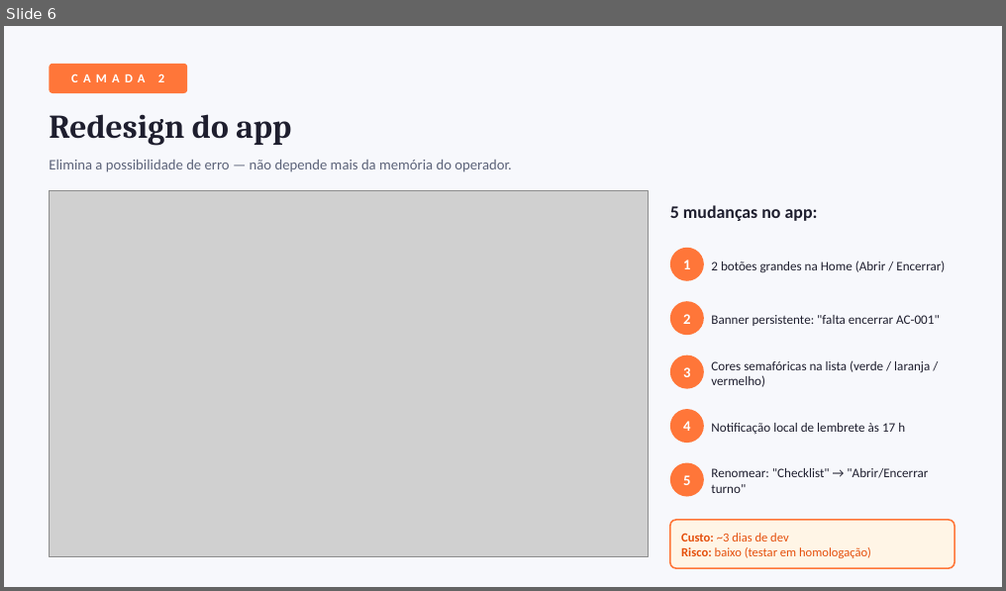
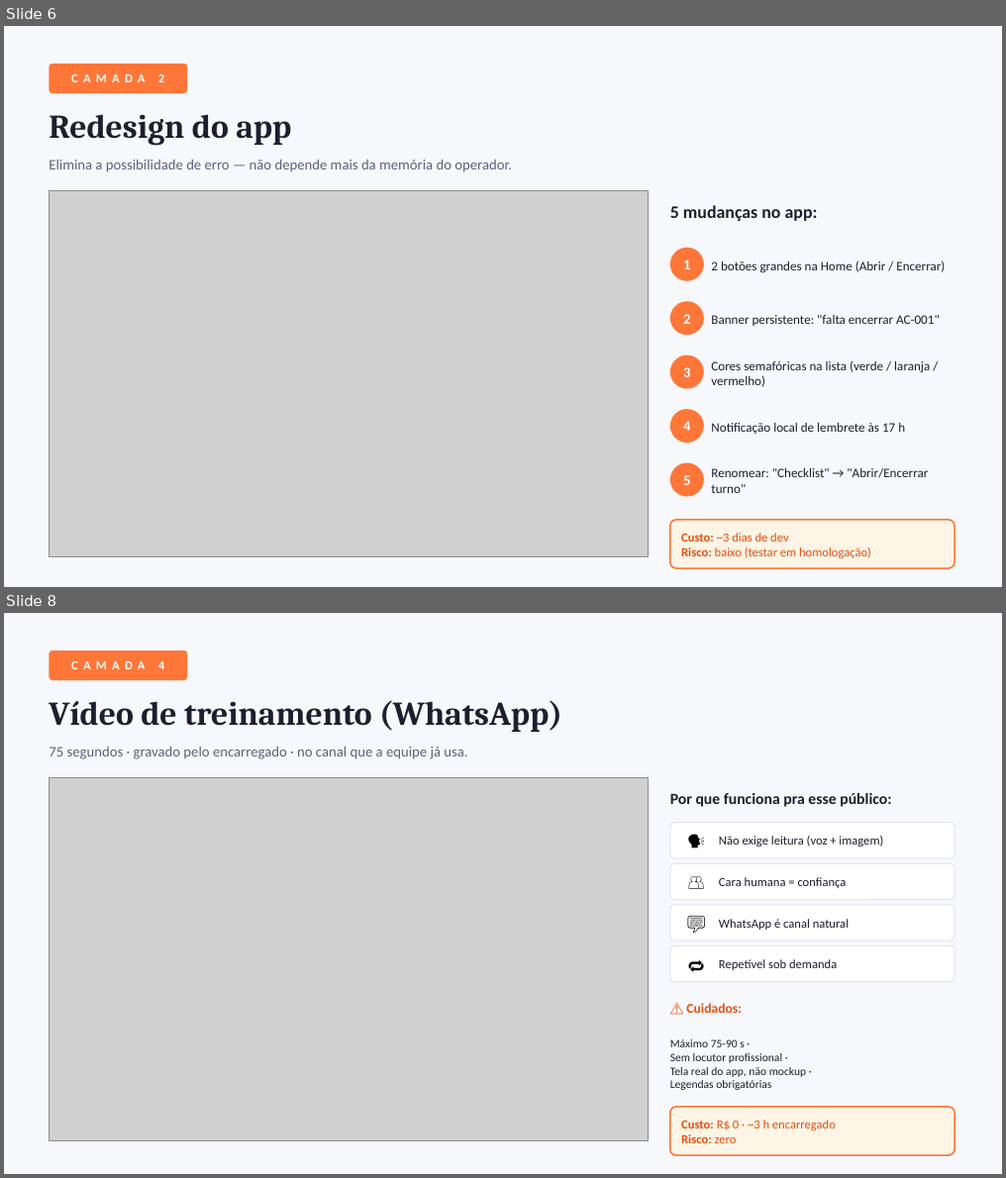
Before and after one commit to DevEngetecica-create/app_engeativos, a slide deck: proposta-checklist/proposta-checklist.pptx. Shown one above the other, each under a label of ours: slide 6 before the commit, slides 6 and 8 after it; the slides between them are not shown. The pictures are 1006x591 and 1006x1178 pixels, drawn with LibreOffice and Linux fonts; fonts in the diff are those of the drawing; grey boxes stand for pictures. Boxes give left, top, right and bottom in pixels: in the first picture for what was removed or moved away, otherwise in the second. Text is boxed around its words. In the diff, an @@ line names an element or a change of style, - is before the commit and + after.

```diff
--- a/proposta-checklist/proposta-checklist.pptx
+++ b/proposta-checklist/proposta-checklist.pptx
@@ slide 8 added at (4, 613, 1002, 1174), background #F7F8FC @@
@@ rounded rectangle added at (49, 651, 187, 680), fill #FF7639 @@
@@ text added at (158, 662, 164, 669), 12 pt, text #FFFFFF, bold @@
+CAMADA 4
@@ text added at (49, 700, 562, 732), 32 pt, text #1E1E2E, bold @@
+Vídeo de treinamento (WhatsApp)
@@ text added at (49, 747, 467, 760), 14 pt, text #5C6379 @@
+75 segundos · gravado pelo encarregado · no canal que a equipe já usa.
@@ picture added at (49, 777, 648, 1141) @@
@@ text added at (670, 793, 891, 807), 15 pt, text #1E1E2E, bold @@
+Por que funciona pra esse público:
@@ rounded rectangle added at (670, 823, 954, 859), fill #FFFFFF, outline #E2E5EE 1 pt @@
@@ text added at (678, 823, 715, 859), 18 pt, text #000000 @@
+🗣
@@ text added at (719, 836, 883, 847), 12 pt, text #1E1E2E @@
+Não exige leitura (voz + imagem)
@@ rounded rectangle added at (670, 863, 954, 900), fill #FFFFFF, outline #E2E5EE 1 pt @@
@@ text added at (678, 863, 715, 900), 18 pt, text #000000 @@
+👥
@@ text added at (719, 877, 846, 888), 12 pt, text #1E1E2E @@
+Cara humana = confiança
@@ rounded rectangle added at (670, 905, 954, 941), fill #FFFFFF, outline #E2E5EE 1 pt @@
@@ text added at (678, 905, 715, 941), 18 pt, text #000000 @@
+💬
@@ text added at (719, 919, 848, 930), 12 pt, text #1E1E2E @@
+WhatsApp é canal natural
@@ rounded rectangle added at (670, 947, 954, 982), fill #FFFFFF, outline #E2E5EE 1 pt @@
@@ text added at (678, 947, 715, 982), 18 pt, text #000000 @@
+🔁
@@ text added at (719, 959, 837, 970), 12 pt, text #1E1E2E @@
+Repetível sob demanda
@@ text added at (686, 1003, 742, 1013), 13 pt, text #E54F0C, bold @@
+⚠️ Cuidados:
@@ text added at (670, 1040, 806, 1090), 11 pt, text #1E1E2E @@
+Máximo 75-90 s ·
+Sem locutor profissional ·
+Tela real do app, não mockup ·
+Legendas obrigatórias
@@ rounded rectangle added at (670, 1107, 954, 1156), fill #FFF5E6, outline #FF7639 1.5 pt @@
@@ text added at (681, 1120, 836, 1144), 12 pt, text #E54F0C @@
+Custo: R$ 0 · ~3 h encarregado
+Risco: zero
```
Also in this commit, not shown: 3 slides changed, 18 other files.
